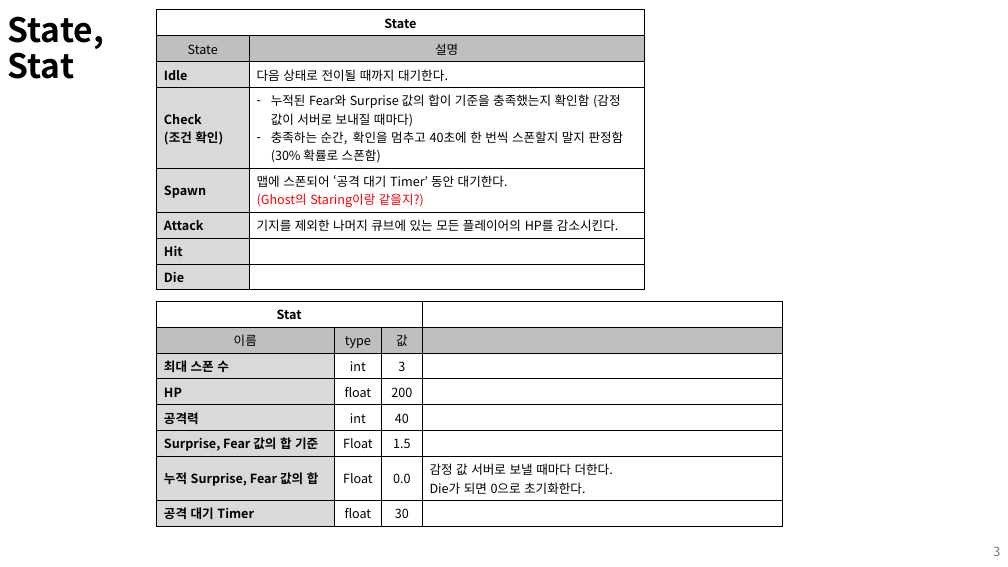
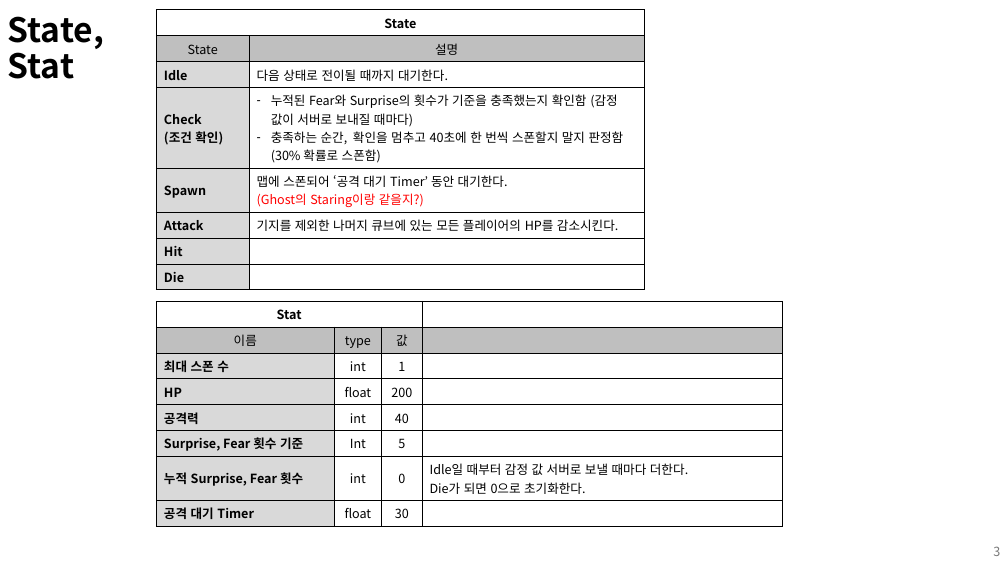
Before and after one commit to kimi5231/B1A2_project, a slide deck: slide 3 of 기획/몬스터 기획서_PollutionMonitor.pptx. Drawn at 1008x567 pixels with LibreOffice and Linux fonts; fonts in the diff are those of the drawing. Boxes give left, top, right and bottom in pixels: in the first picture for what was removed or moved away, otherwise in the second. Text is boxed around its words. In the diff, an @@ line names an element or a change of style, - is before the commit and + after.

Commit message:
PollutionMonitor 감정 관련해서 내용 변경
누적된 감정 값이 아니라 횟수로

```diff
--- a/기획/몬스터 기획서_PollutionMonitor.pptx
+++ b/기획/몬스터 기획서_PollutionMonitor.pptx
@@ table at [157,10,645,286] @@
-row 4, column 2: 누적된 Fear와 Surprise 값의 합이 기준을 충족했는지 확인함 (감정 값이 서버로 보내질 때마다) / 충족하는 순간, 확인을 멈추고 40초에 한 번씩 스폰할지 말지 판정함 (30% 확률로 스폰함)
+row 4, column 2: 누적된 Fear와 Surprise의 횟수가 기준을 충족했는지 확인함 (감정 값이 서버로 보내질 때마다) / 충족하는 순간, 확인을 멈추고 40초에 한 번씩 스폰할지 말지 판정함 (30% 확률로 스폰함)
@@ table at [157,301,783,523] @@
-row 3, column 3: 3
+row 3, column 3: 1
-row 6: Surprise, Fear 값의 합 기준 | Float | 1.5 | 
+row 6: Surprise, Fear 횟수 기준 | Int | 5 | 
-row 7: 누적 Surprise, Fear 값의 합 | Float | 0.0 | 감정 값 서버로 보낼 때마다 더한다. / Die가 되면 0으로 초기화한다.
+row 7: 누적 Surprise, Fear 횟수 | int | 0 | Idle일 때부터 감정 값 서버로 보낼 때마다 더한다. / Die가 되면 0으로 초기화한다.
```
Also in this commit, not shown: 2 other slides changed.
